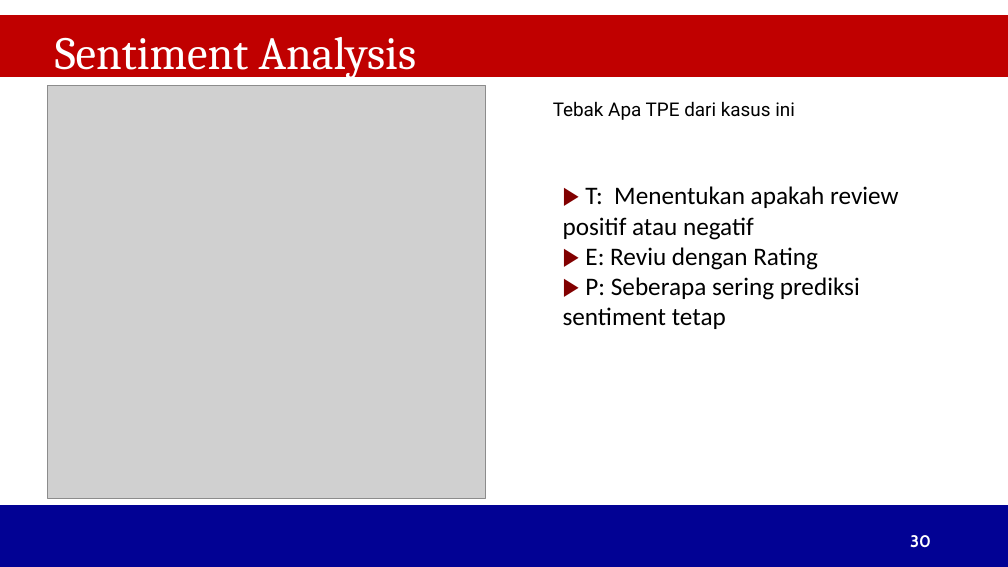
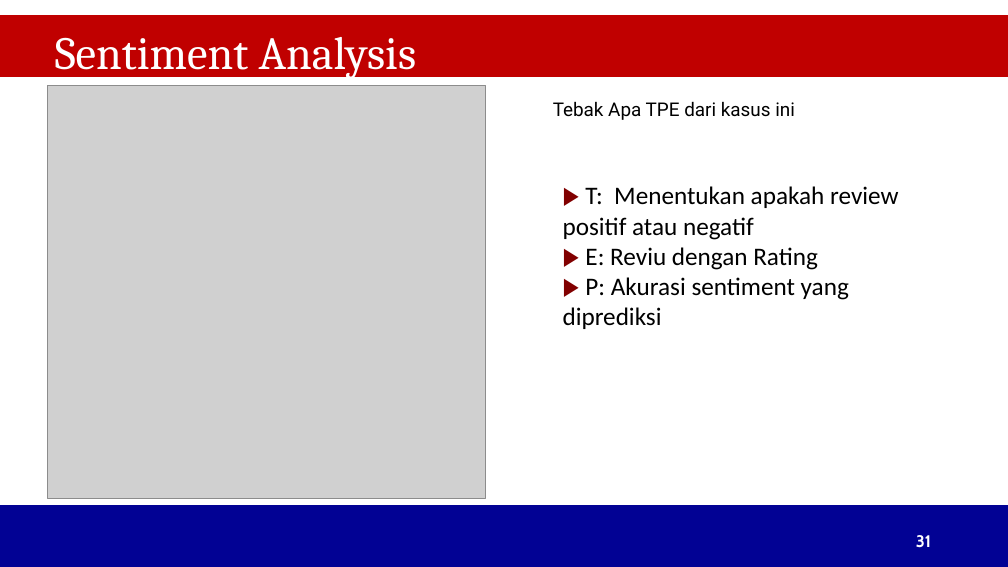
Before and after one commit to rezarzky/ptik24, a slide deck: slide 31 of uploads/w12/BigData.pptx (slide 30 before the commit). Drawn at 1008x567 pixels with LibreOffice and Linux fonts; fonts in the diff are those of the drawing; grey boxes stand for pictures; background and template pictures are left out. Boxes give left, top, right and bottom in pixels: in the first picture for what was removed or moved away, otherwise in the second. Text is boxed around its words. In the diff, an @@ line names an element or a change of style, - is before the commit and + after.

```diff
--- a/uploads/w12/BigData.pptx
+++ b/uploads/w12/BigData.pptx
@@ text at bbox=[563, 277, 849, 329]: text changed @@
-▶ P: Seberapa sering prediksi sentiment tetap
+▶ P: Akurasi sentiment yang diprediksi
@@ page number at bbox=[916, 535, 931, 548]: text changed @@
-30
+31
```
Also in this commit, not shown: 2 other slides changed, 3 slides added, 22 other files.
